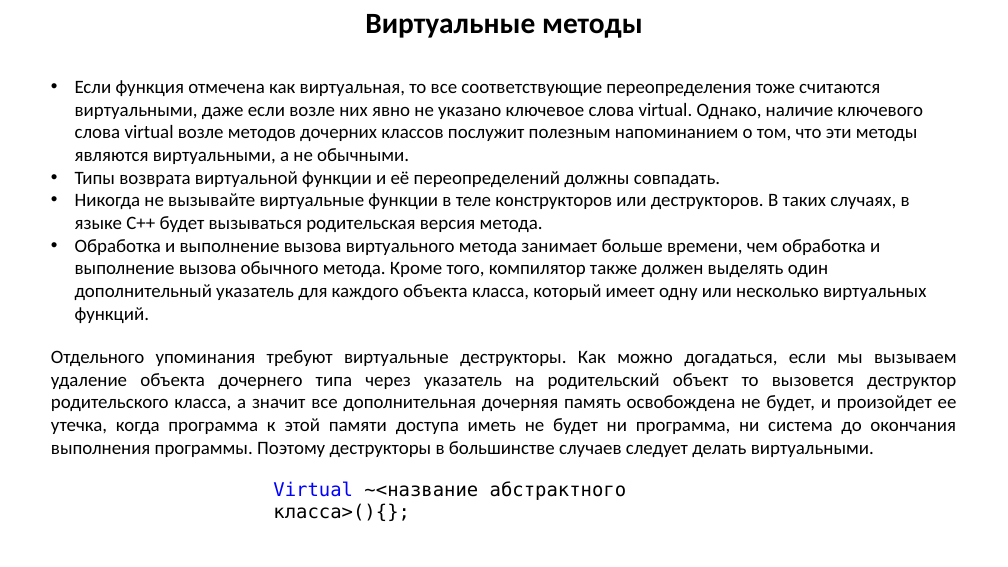
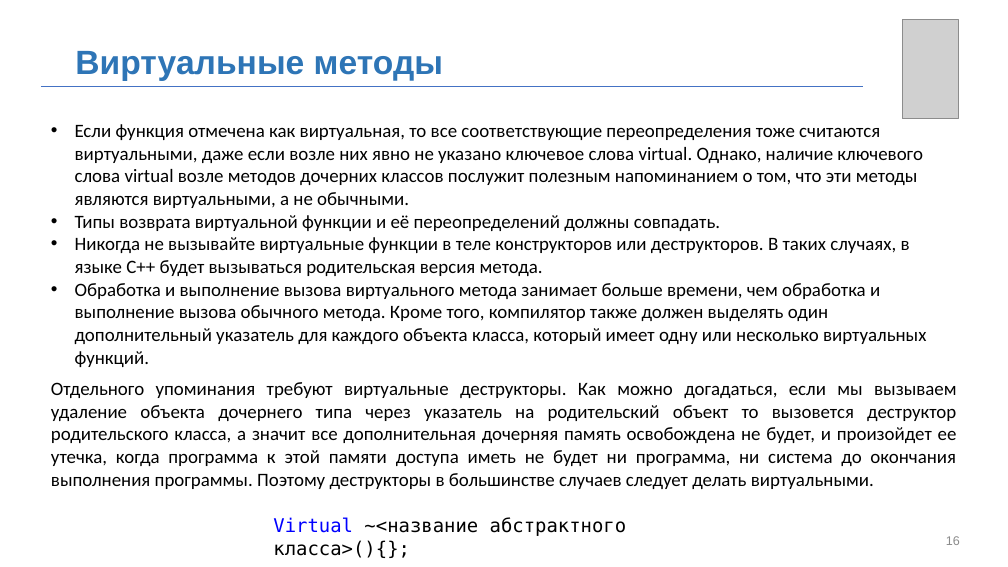
Before and after one commit to MUCTR-IKT-CPP/cpp_course, a slide deck: slide 16 of Лекции/2022/6/Абстрактные классы.pptx (slide 7 before the commit). Drawn at 1008x567 pixels with LibreOffice and Linux fonts; fonts in the diff are those of the drawing; grey boxes stand for pictures; background and template pictures are left out. Boxes give left, top, right and bottom in pixels: in the first picture for what was removed or moved away, otherwise in the second. Text is boxed around its words. In the diff, an @@ line names an element or a change of style, - is before the commit and + after.

```diff
--- a/Лекции/2022/6/Абстрактные классы.pptx
+++ b/Лекции/2022/6/Абстрактные классы.pptx
@@ picture added at (902,20,958,119) @@
@@ text "Виртуальные методы": place and size @@
-text "Виртуальные методы" at (365,14,643,38)
+text "Виртуальные методы" at (75,51,443,81)
@@ text "Виртуальные методы" at (75,51,443,81): size 28 to 32 pt, font Calibri to Arial, text colour #000000 to #2E75B6; alignment centre to left; vertical alignment top to middle @@
@@ line added from (41, 86) to (864, 86), #4472C4 0.5 pt @@
@@ text "Если функция отмечена как виртуальная, ...": place and size @@
-text "Если функция отмечена как виртуальная, ..." at (75,80,926,323)
+text "Если функция отмечена как виртуальная, ..." at (75,124,926,367)
@@ text "Отдельного упоминания требуют виртуальные деструкторы. ...": place and size @@
-text "Отдельного упоминания требуют виртуальные деструкторы. ..." at (51,350,957,457)
+text "Отдельного упоминания требуют виртуальные деструкторы. ..." at (51,382,957,489)
@@ text "Virtual ~<название абстрактного класса>(){};": place and size @@
-text "Virtual ~<название абстрактного класса>(){};" at (273,481,627,521)
+text "Virtual ~<название абстрактного класса>(){};" at (273,517,627,558)
@@ page number added at (946,536,960,545), 12 pt, text #8C8C8C @@
+16
```
Also in this commit, not shown: 18 other slides changed, 10 slides added, 1 slide removed, 4 other files.
